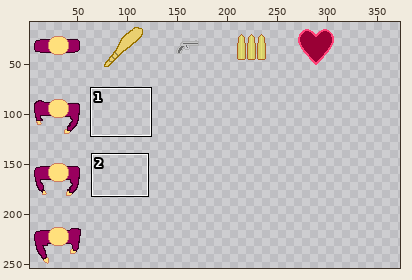
One commit to this sprite sheet: Game/Assets/Images/sprites.png. Above: a wide view before the commit, with the close-up outlined.
Close-up. As it was:
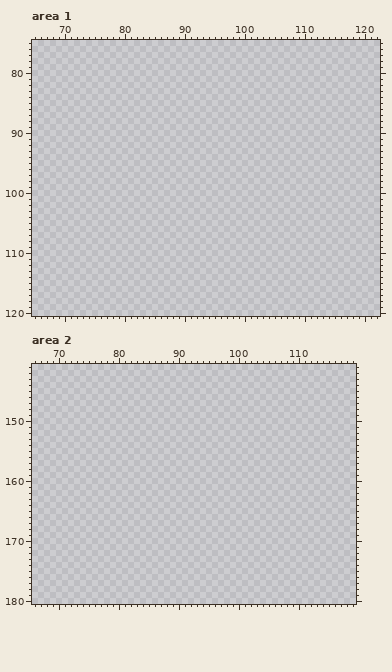
The file is 512x512 pixels. Colours within 5 levels of each other are drawn and written as one. Shown: area 1: x 65..122, y 75..120; area 2: x 66..119, y 141..180. The wide view leaves out empty margins. The commit also changed other parts of the picture, which this record leaves out.
Palette (. is transparent): 
Pixels before, area 1 (only the part around the change), first column x 65:
 75 ..........................................................
 76 ..........................................................
 77 ..........................................................
 78 ..........................................................
 79 ..........................................................
 80 ..........................................................
 81 ..........................................................
 82 ..........................................................
 83 ..........................................................
 84 ..........................................................
 85 ..........................................................
 86 ..........................................................
 87 ..........................................................
 88 ..........................................................
 89 ..........................................................
 90 ..........................................................
 91 ..........................................................
 92 ..........................................................
 93 ..........................................................
 94 ..........................................................
 95 ..........................................................
 96 ..........................................................
 97 ..........................................................
 98 ..........................................................
 99 ..........................................................
100 ..........................................................
101 ..........................................................
102 ..........................................................
103 ..........................................................
104 ..........................................................
105 ..........................................................
106 ..........................................................
107 ..........................................................
108 ..........................................................
109 ..........................................................
110 ..........................................................
111 ..........................................................
112 ..........................................................
113 ..........................................................
114 ..........................................................
115 ..........................................................
116 ..........................................................
117 ..........................................................
118 ..........................................................
119 ..........................................................
120 ..........................................................
Now the later version:
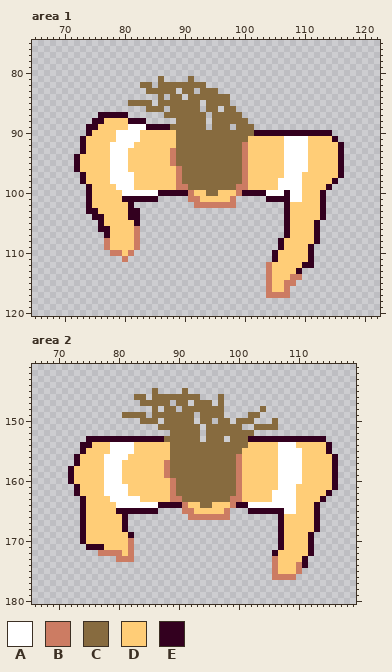
Colours new in this view: A #ffffff  B #cc7c63  C #876b3f  D #ffcd77  E #33001f
Change:
Changed rows in their new state; - is an unchanged pixel.
Area 1:
first column x 72:
 81 --------------C----C-------------------------
 82 -----------CC-CCCCCCCC-----------------------
 83 ------------CCCCC-CC-CCC---------------------
 84 --------------C-CC-CCCCCCC-------------------
 85 ---------CCCC-CCCCCCC-CCCC-------------------
 86 ------------CCC-CCCCC-CC-CC------------------
 87 ----EEEEE------CCCCCCC-CCCCC-----------------
 88 ---EEDDDDEEE-----CCCCC-CCCCCC----------------
 89 --EEDDDDDAAAEEEECCCCCC-CCC-CCC---------------
 90 --EDDDDAAAADDDDDDCCCCCCCCCCCCCEEEEEEEEEEEEE--
 91 -EDDDDDAAAADDDDDDCCCCCCCCCCCCDDDDDDAAAADDDDE-
 92 -EDDDDAAAADDDDDDDCCCCCCCCCCCBDDDDDDAAAADDDDDE
 93 -EDDDDAAADDDDDDDBCCCCCCCCCCCBDDDDDDAAAADDDDDE
 94 EDDDDDAAADDDDDDDBCCCCCCCCCCCBDDDDDDAAAADDDDDE
 95 EDDDDDAAADDDDDDDBCCCCCCCCCCCBDDDDDDAAAADDDDDE
 96 EDDDDDAAADDDDDDDDBCCCCCCCCCCBDDDDDDAAAADDDDDE
 97 -EDDDDAAAADDDDDDDBCCCCCCCCCCBDDDDDDAAADDDDDDE
 98 -EDDDDAAAADDDDDDDBCCCCCCCCCCBDDDDDAAAADDDDDE-
 99 --EDDDDAAADDDDDDDBBCCCCCCCCBBDDDDDAAAADDDDE--
100 --EDDDDDAAAAAAEEEEEBDDCCDDDBEEEEAAAEAADDDE---
101 --EDDDDDEEEEEE-----BBDDDDDB-----EEEEAADDDE---
102 --EDDDDDDE----------BBBBBBB--------EDDDDDE---
103 --EEDDDDDEE------------------------EDDDDDE---
104 ---EEDDDDEE------------------------EDDDDDE---
105 ----EDDDDDE------------------------EDDDDE----
106 ----EEDDDDB------------------------EDDDDE----
107 -----EDDDDB------------------------EDDDDE----
108 -----BDDDDB-----------------------EDDDDDE----
109 -----BDDDDB-----------------------EDDDDE-----
110 ------BBDB-----------------------EDDDDDE-----
111 --------B------------------------EDDDDDE-----
112 --------------------------------BDDDDDEE-----
113 --------------------------------BDDDDE-------
114 --------------------------------BDDDBB-------
115 --------------------------------BDDBB--------
116 --------------------------------BDDB---------
117 --------------------------------BBBB---------
Area 2:
first column x 72:
145 --------------C----C-------------------------
146 -----------CC-CCCCCCCC---C-------------------
147 ------------CCCCC-CC-CCC-C-------------------
148 --------------C-CC-CCCCCCC------C------------
149 ---------CCCC-CCCCCCC-CCCC----CC-------------
150 ------------CCC-CCCCC-CC-CC-CCC---C----------
151 ---------------CCCCCCC-CCCCCC--CCCC----------
152 -----------------CCCCC-CCCCCCCC--------------
153 ---EEEEEEEEEEEEECCCCCC-CCC-CCCEEEEEEEEEEEEE--
154 --EEDDDAAAADDDDDDCCCCCCCCCCCCCDDDDDAAADDDDDE-
155 --EDDDDAAAADDDDDDCCCCCCCCCCCCDDDDDDAAAADDDDE-
156 -EDDDDAAAADDDDDDDCCCCCCCCCCCBDDDDDDAAAADDDDDE
157 -EDDDDAAADDDDDDDBCCCCCCCCCCCBDDDDDDAAAADDDDDE
158 EDDDDDAAADDDDDDDBCCCCCCCCCCCBDDDDDDAAAADDDDDE
159 EDDDDDAAADDDDDDDBCCCCCCCCCCCBDDDDDDAAAADDDDDE
160 EDDDDDAAADDDDDDDDBCCCCCCCCCCBDDDDDDAAAADDDDDE
161 -EDDDDAAAADDDDDDDBCCCCCCCCCCBDDDDDDAAADDDDDDE
162 -EDDDDAAAADDDDDDDBCCCCCCCCCCBDDDDDAAAADDDDDE-
163 --EDDDDAAAAADDDDDBBCCCCCCCCBBDDDDDAAAADDDDE--
164 --EDDDDDAAAAAAAEEEEBDDCCDDDBEEAAAAAAAADDDE---
165 --EDDDDDEEEEEEE----BBDDDDDB---EEEEEEAADDDE---
166 --EDDDDDDE----------BBBBBBB--------EDDDDDE---
167 --EDDDDDDE-------------------------EDDDDDE---
168 --EDDDDDDE-------------------------EDDDDDE---
169 --EDDDDDDDE------------------------EDDDDE----
170 --EDDDDDDDB------------------------EDDDDE----
171 ---EEEDDDDB------------------------EDDDDE----
172 -----BBBBDB-----------------------EDDDDDE----
173 --------BBB-----------------------BDDDDE-----
174 ----------------------------------BDDDBE-----
175 ----------------------------------BDDDB------
176 ----------------------------------BBBB-------
Changed places in both close-ups, as pixel boxes (x1, y1, x2, y2):
added: (74, 76, 344, 298)
added: (68, 388, 338, 580)
